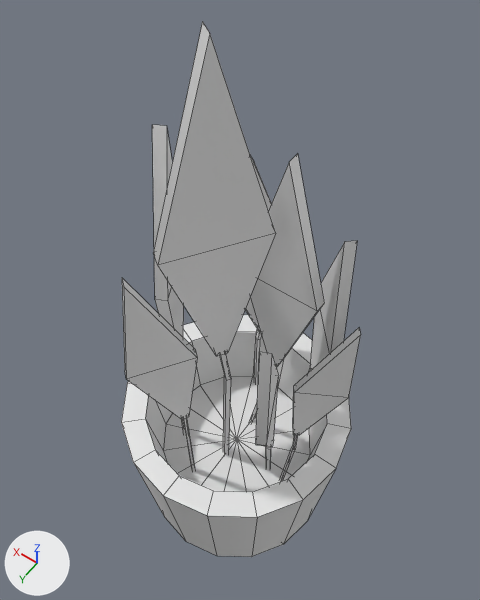
The FBX model Models/Plant 1.fbx as it was, and as the next commit left it.
Before and after are seen from a camera (50 mm lens) standing at (-0.424, 0.603, 1.498) and looking at (0.036, -0.041, 0.486). Arrows for +X, +Y and +Z are at lower left; the lights stay in place. Mesh edges are drawn as thin lines. Where no turn or scale is listed for an object, it has been applied to the vertices. Vertices at the same position are counted once.

The first picture shows 'plant_1'.
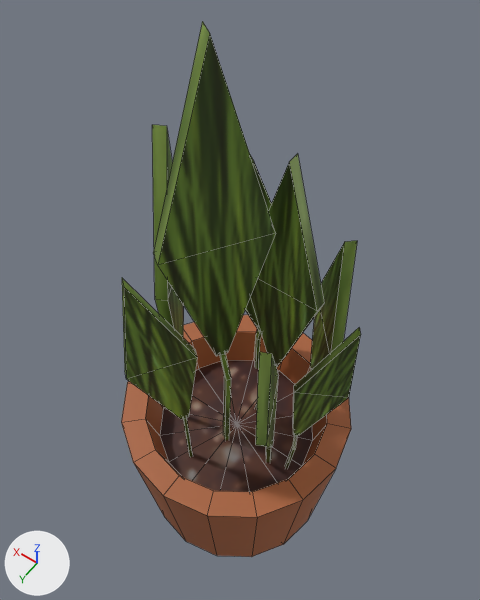
Location of each change, [x1, y1, x2, y2] in pixels of the pictures (480 x 600 px; the box of a moved part takes in the faces that stretch with it):
part 1 of me_mesh, moved or reshaped: [145, 332, 327, 492] in both
part 2 of me_mesh, recoloured (grey to green): [121, 21, 361, 557] in both

Patch to the scene script:
```diff
--- a/Models/Plant 1.fbx.py
+++ b/Models/Plant 1.fbx.py
@@ img_materials_tif @@
+img_materials_tif = load_image('Materials.tif', '_unpacked/Materials.tif', 512, 512, 'sRGB')
@@ mat_default_material @@
+mat_default_material = bpy.data.materials.new('Default_Material')
+# uses the picture img_materials_tif
@@ me_mesh @@
 me_mesh.from_pydata(...)  # 253 vertices, 244 faces; spans x -0.25..0.263, y -0.244..0.269, z -0.223..1.101
 # used by ob_plant_1; location = (0.0, 0.0, 0.0)
+# me_mesh part 1: all 17 vertices in x -0.173..0.186, y -0.167..0.192, z 0.014 are moved by (0.0, 0.0, 0.079)
+# me_mesh part 2: 244 faces spanning x -0.25..0.263, y -0.244..0.269, z -0.223..1.101 switch from no material to mat_default_material
```
